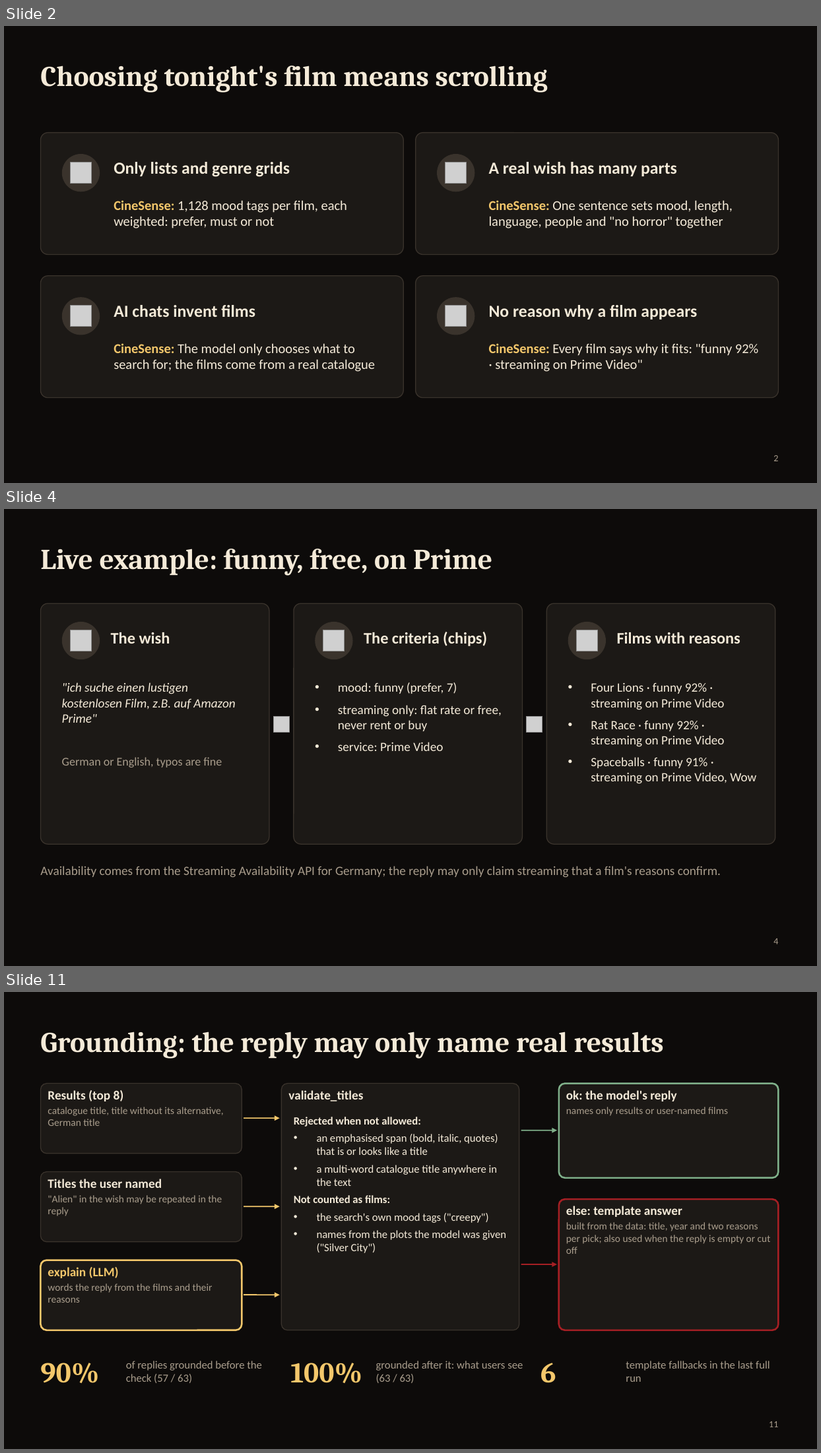
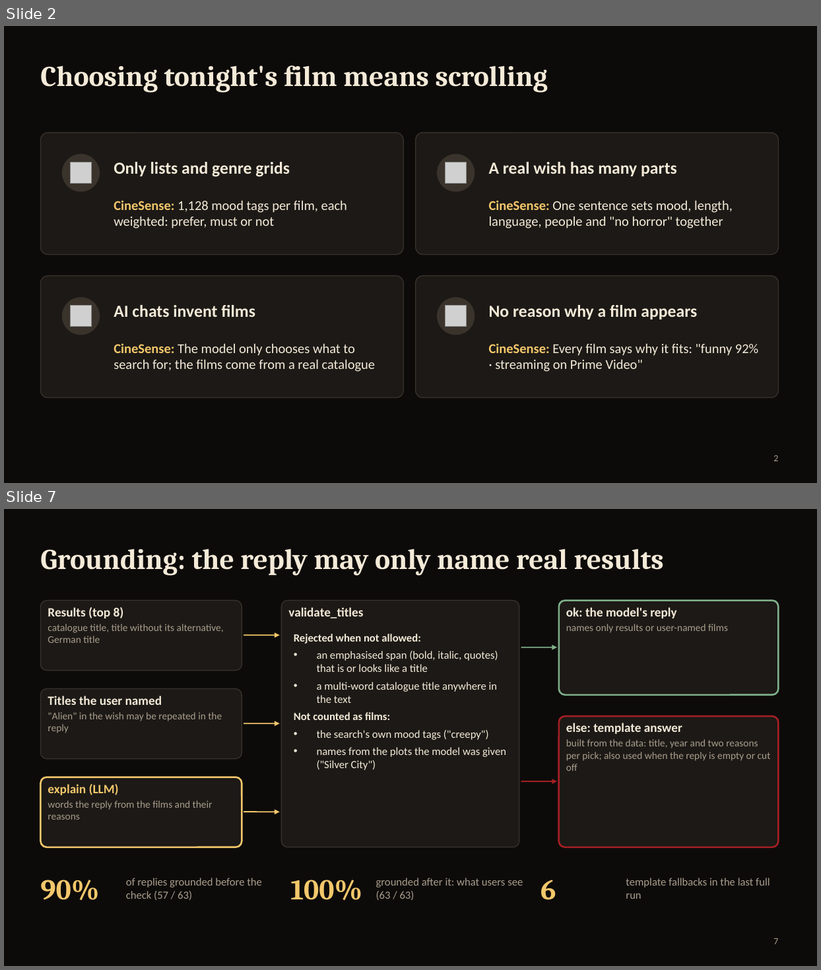
Before and after one commit to aliebing/cinesense, a slide deck: docs/presentation/CineSense-review.pptx. Shown one above the other, each under a label of ours: slides 2, 4 and 11 before the commit, slides 2 and 7 after it; the slides between them are not shown. The pictures are 821x1453 and 821x970 pixels, drawn with LibreOffice and Linux fonts; fonts in the diff are those of the drawing; grey boxes stand for pictures. Boxes give left, top, right and bottom in pixels: in the first picture for what was removed or moved away, otherwise in the second. Text is boxed around its words. In the diff, an @@ line names an element or a change of style, - is before the commit and + after.

```diff
--- a/docs/presentation/CineSense-review.pptx
+++ b/docs/presentation/CineSense-review.pptx
@@ slide 4 removed at bbox=[4, 509, 817, 966], background #0D0B0A @@
@@ title removed at bbox=[40, 549, 492, 576] @@
-Live example: funny, free, on Prime
@@ rounded rectangle removed at bbox=[40, 603, 269, 844] @@
@@ rounded rectangle removed at bbox=[294, 603, 523, 844] @@
@@ rounded rectangle removed at bbox=[547, 603, 776, 844] @@
@@ ellipse removed at bbox=[62, 622, 100, 659] @@
@@ ellipse removed at bbox=[315, 622, 353, 659] @@
@@ ellipse removed at bbox=[568, 622, 606, 659] @@
@@ picture removed at bbox=[71, 630, 92, 652] @@
@@ text removed at bbox=[111, 632, 170, 644] @@
-The wish
@@ picture removed at bbox=[323, 630, 345, 652] @@
@@ text removed at bbox=[364, 632, 487, 646] @@
-The criteria (chips)
@@ picture removed at bbox=[577, 630, 598, 652] @@
@@ text removed at bbox=[617, 632, 741, 644] @@
-Films with reasons
@@ text removed at bbox=[62, 683, 235, 768] @@
-"ich suche einen lustigen kostenlosen Film, z.B. auf Amazon Prime"
-German or English, typos are fine
@@ text removed at bbox=[338, 683, 502, 751] @@
-• mood: funny (prefer, 7)
-• streaming only: flat rate or free, never rent or buy
-• service: Prime Video
@@ text removed at bbox=[591, 683, 756, 784] @@
-• Four Lions · funny 92% · streaming on Prime Video
-• Rat Race · funny 92% · streaming on Prime Video
-• Spaceballs · funny 91% · streaming on Prime Video, Wow
@@ picture removed at bbox=[274, 716, 290, 732] @@
@@ picture removed at bbox=[527, 716, 543, 732] @@
@@ text removed at bbox=[40, 866, 721, 878] @@
-Availability comes from the Streaming Availability API for Germany; the reply may only claim streaming that a film's reasons confirm.
@@ page number removed at bbox=[774, 939, 778, 945] @@
-4
@@ what was slide 11 is now slide 7 @@
@@ page number at bbox=[774, 939, 778, 945]: text changed @@
-11
+7
```
Also in this commit, not shown: 5 slides changed, 1 slide added, 7 other slides removed, 2 other files.
